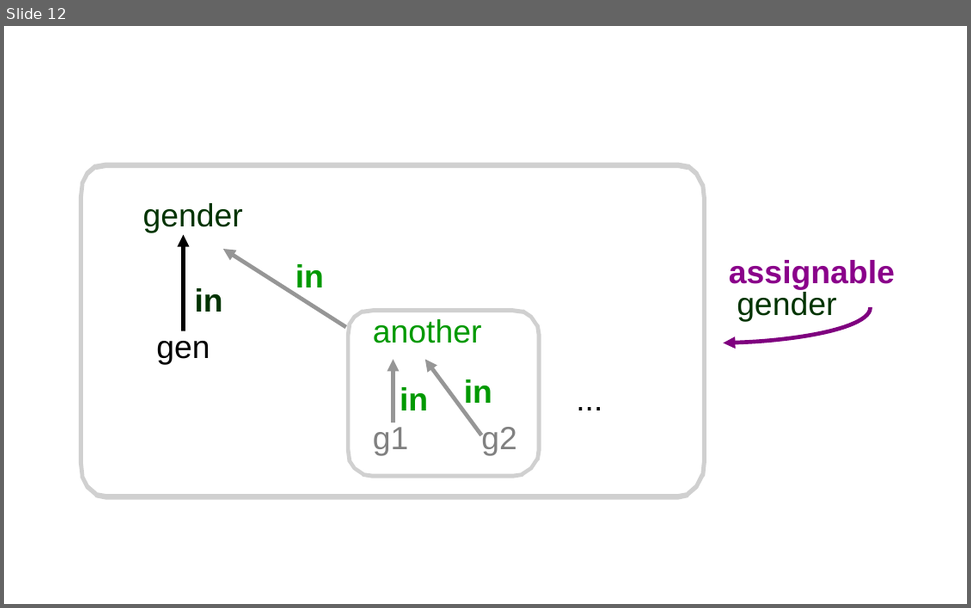
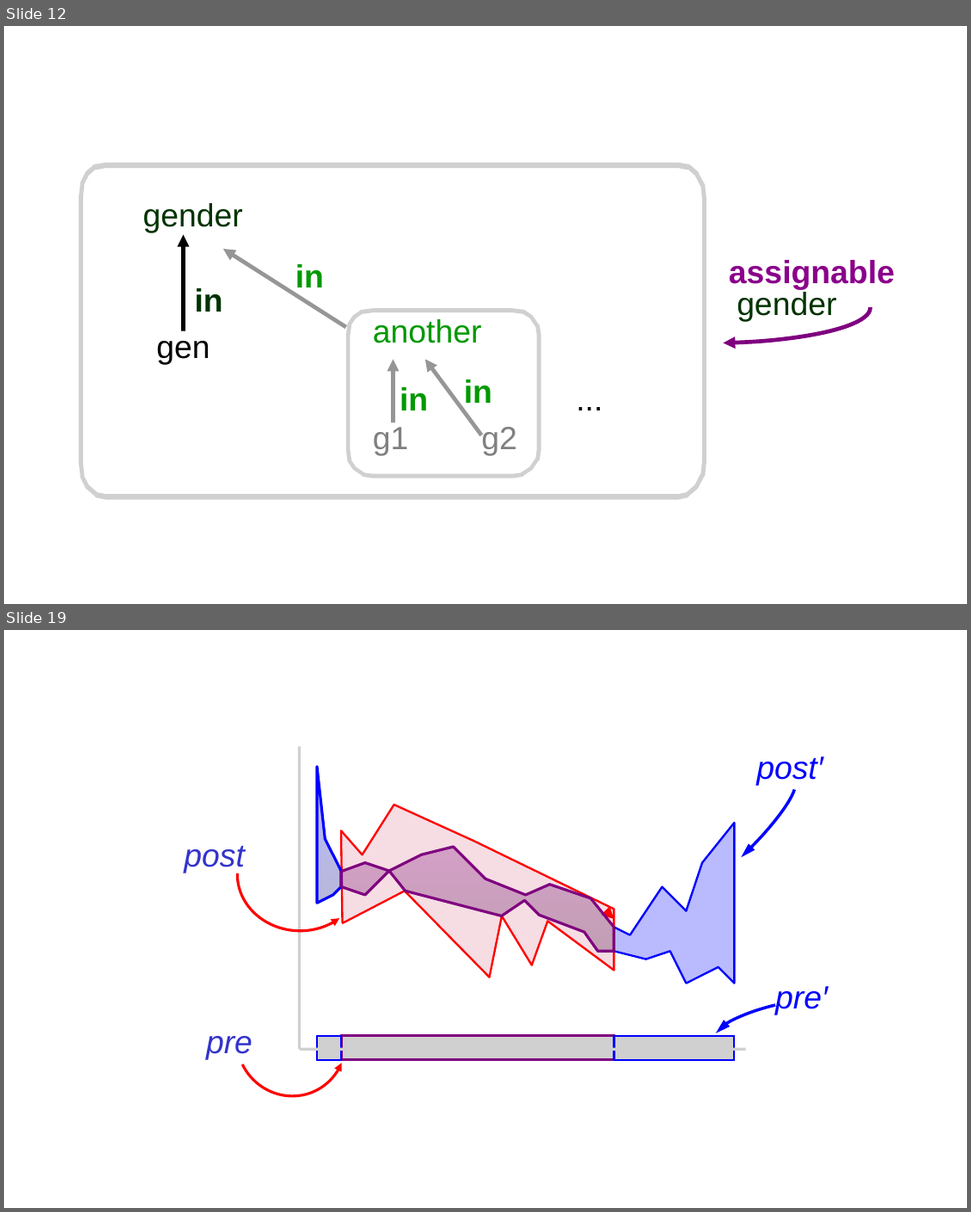
Before and after one commit to GaloisInc/ESCJava2, a slide deck: ESCTools/slides/CAV2007Tutorial/new-diagrams.ppt. Shown one above the other, each under a label of ours: slide 12 before the commit, slides 12 and 19 after it; the slides between them are not shown. The pictures are 971x608 and 971x1212 pixels, drawn with LibreOffice and Linux fonts; fonts in the diff are those of the drawing; grey boxes stand for pictures; background and template pictures are left out. Boxes give left, top, right and bottom in pixels: in the first picture for what was removed or moved away, otherwise in the second. Text is boxed around its words. In the diff, an @@ line names an element or a change of style, - is before the commit and + after.

```diff
--- a/ESCTools/slides/CAV2007Tutorial/new-diagrams.ppt
+++ b/ESCTools/slides/CAV2007Tutorial/new-diagrams.ppt
@@ slide 19 added at box(4, 630, 967, 1208), background #FFFFFF @@
@@ picture added at box(298, 747, 301, 1049) @@
@@ text added at box(756, 756, 823, 786), 24 pt, text #0000FF, italic @@
+post′
@@ freeform shape added at box(317, 767, 341, 903), fill gradient #0000FF to #000075, outline #0000FF 2.01 pt @@
@@ freeform shape added at box(652, 769, 807, 920), outline #0000FF 2.24 pt @@
@@ freeform shape added at box(341, 805, 614, 977), fill #E1859B at 28% opacity, outline #FF0000 1.5 pt @@
@@ freeform shape added at box(235, 817, 363, 932), outline #FF0000 2.01 pt @@
@@ freeform shape added at box(614, 823, 734, 983), fill #0000FF at 27% opacity, outline #0000FF 1.5 pt @@
@@ text added at box(184, 846, 245, 873), 24 pt, text #3333CC, italic @@
+post
@@ freeform shape added at box(342, 847, 615, 951), fill gradient #7F007F to #3A003A, outline #7F007F 2.01 pt @@
@@ arrow added from (614, 919) to (614, 919), #FF0000 3 pt @@
@@ freeform shape added at box(217, 966, 364, 1115), outline #FF0000 2.01 pt @@
@@ text added at box(775, 986, 828, 1014), 24 pt, text #0000FF, italic @@
+pre′
@@ freeform shape added at box(713, 993, 821, 1047), outline #0000FF 2.24 pt @@
@@ text added at box(206, 1036, 253, 1059), 24 pt, text #3333CC, italic @@
+pre
@@ picture added at box(317, 1036, 341, 1060) @@
@@ picture added at box(341, 1036, 614, 1060) @@
@@ picture added at box(342, 1036, 615, 1060) @@
@@ picture added at box(614, 1036, 734, 1060) @@
@@ picture added at box(300, 1048, 747, 1051) @@
```
Also in this commit, not shown: 2 slides changed, 13 other slides added, 20 other files.
